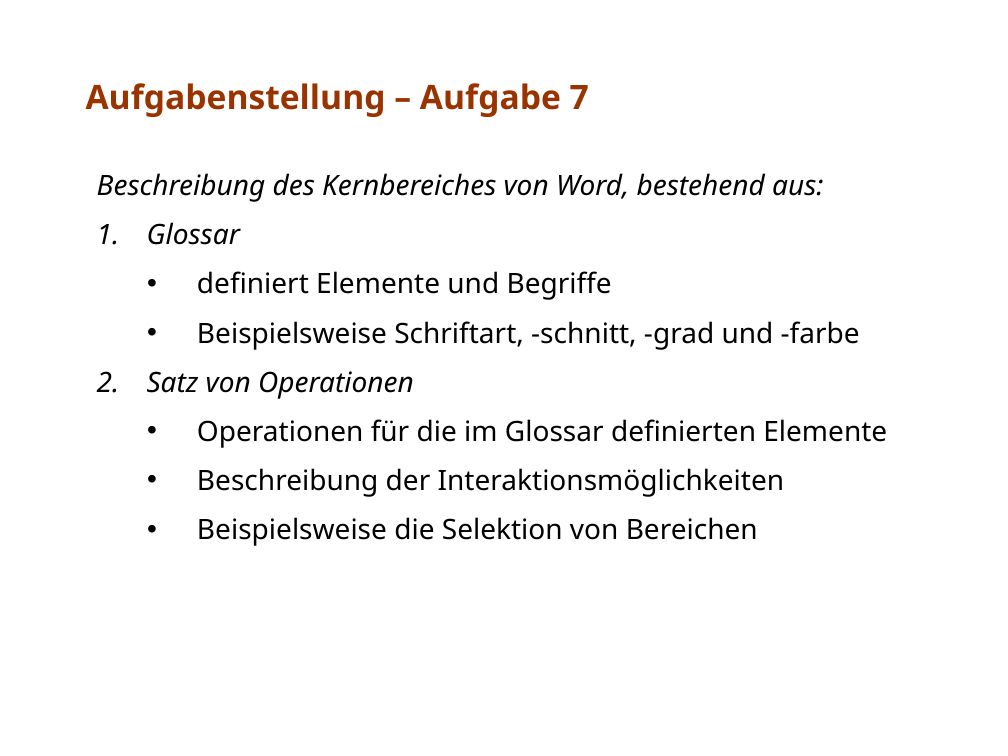
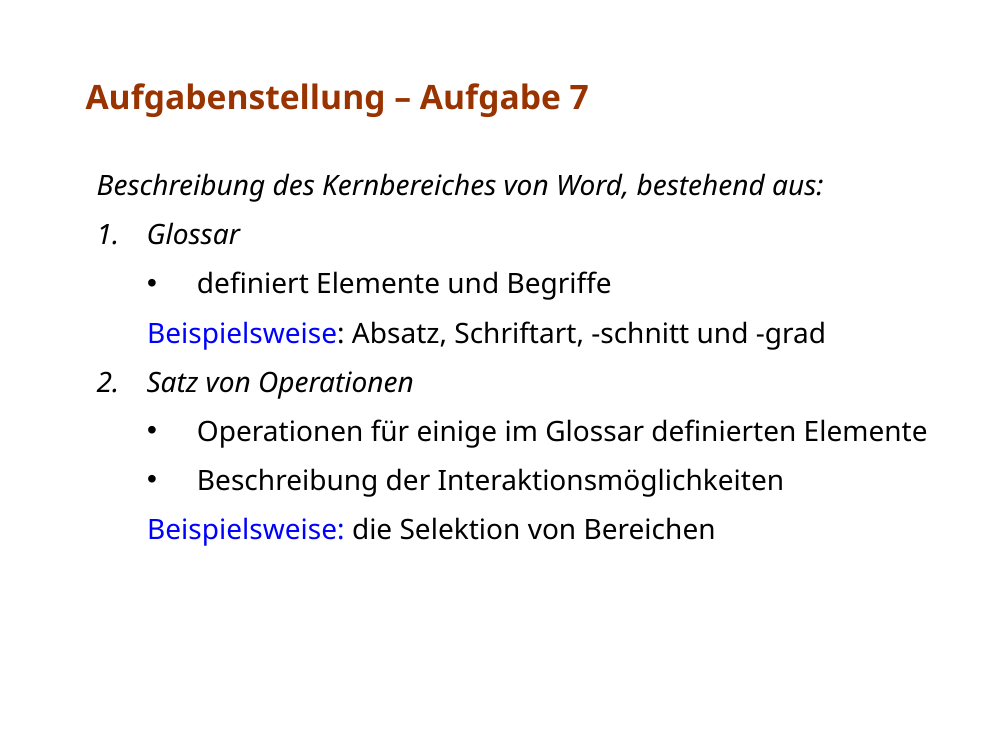
Before and after one commit to stzschoppe/sw-ergonomie, a slide deck: slide 3 of aufgabe7/office/Team7.ppt. Drawn at 1008x756 pixels with LibreOffice and Linux fonts; fonts in the diff are those of the drawing. Boxes give left, top, right and bottom in pixels: in the first picture for what was removed or moved away, otherwise in the second. Text is boxed around its words. In the diff, an @@ line names an element or a change of style, - is before the commit and + after.

```diff
--- a/aufgabe7/office/Team7.ppt
+++ b/aufgabe7/office/Team7.ppt
@@ subtitle at box(147, 321, 826, 350): text changed @@
-  • Beispielsweise Schriftart, -schnitt, -grad und -farbe
+  Beispielsweise: Absatz, Schriftart, -schnitt und -grad
@@ subtitle at box(197, 419, 928, 448): text changed @@
-  • Operationen für die im Glossar definierten Elemente
+  • Operationen für einige im Glossar definierten Elemente
@@ subtitle at box(147, 517, 716, 546): text changed @@
-  • Beispielsweise die Selektion von Bereichen
+  Beispielsweise: die Selektion von Bereichen
```
Also in this commit, not shown: 6 other slides changed.
